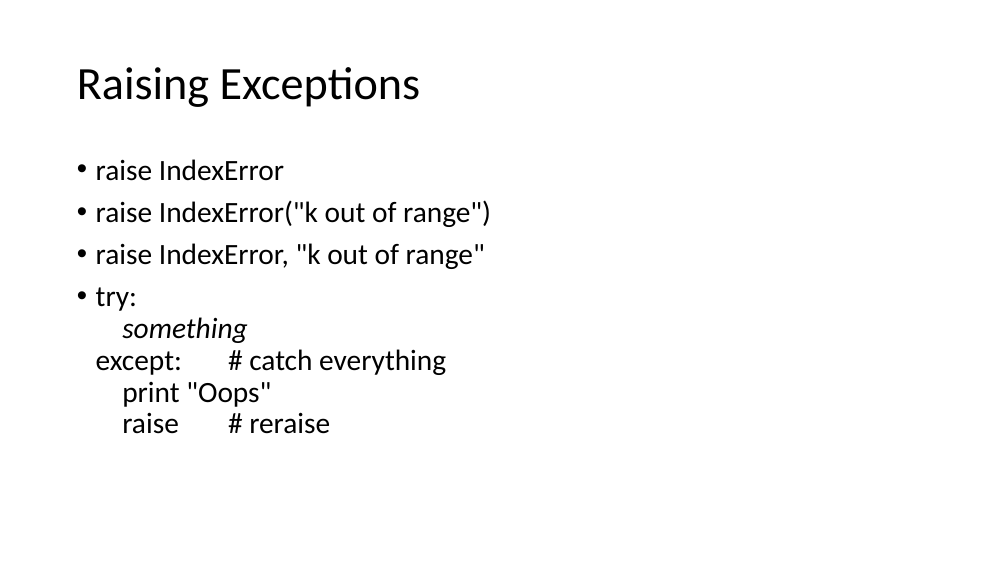
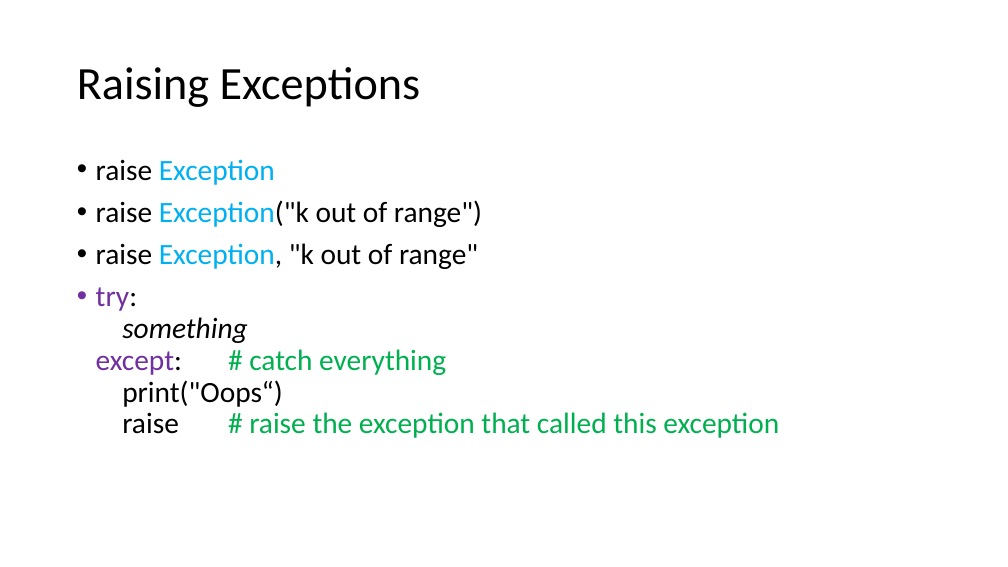
Before and after one commit to MarsUniversity/ece387-robotics, a slide deck: slide 14 of lessons/block_1_basics/lsn4-python.pptx. Drawn at 1008x567 pixels with LibreOffice and Linux fonts; fonts in the diff are those of the drawing. Boxes give left, top, right and bottom in pixels: in the first picture for what was removed or moved away, otherwise in the second. Text is boxed around its words. In the diff, an @@ line names an element or a change of style, - is before the commit and + after.

```diff
--- a/lessons/block_1_basics/lsn4-python.pptx
+++ b/lessons/block_1_basics/lsn4-python.pptx
@@ text at (96, 159, 779, 438): text changed @@
-• raise IndexError
-• raise IndexError("k out of range")
-• raise IndexError, "k out of range"
-• try:
-  something
-  except: # catch everything
-  print "Oops"
-  raise # reraise
+• raise Exception
+• raise Exception("k out of range")
+• raise Exception, "k out of range"
+• try:
+  something
+  except: # catch everything
+  print("Oops“)
+  raise # raise the exception that called this exception
```
Also in this commit, not shown: 7 other slides changed.
